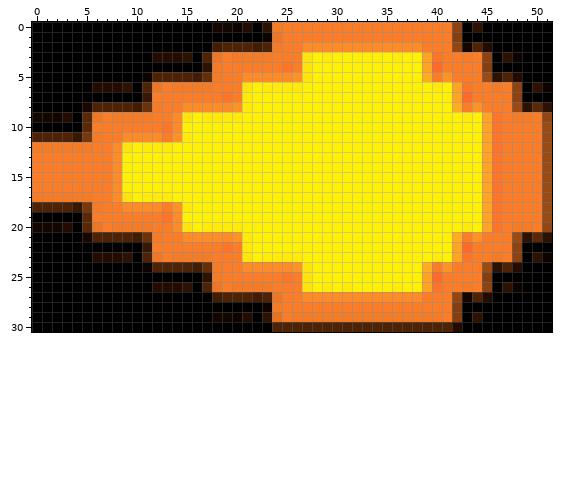
Two states of a pixel-art sprite, coursework_02/assets/bullet.gif. That is the earlier state.
The file is 52x31 pixels. Colours within 5 levels of each other are drawn and written as one.
After the commit:
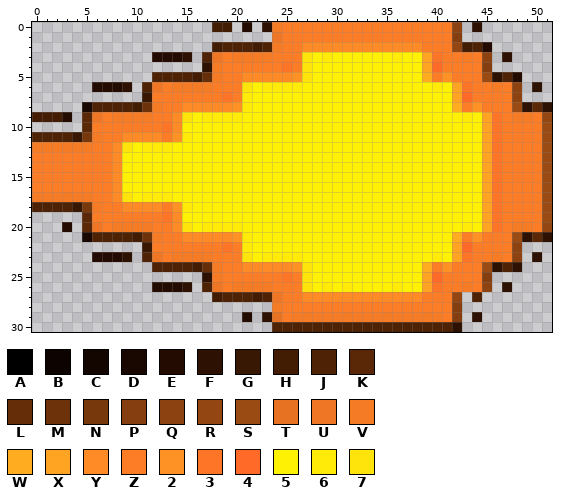
Palette (. is transparent): A #000000  B #0d0300  C #130500  D #190701  E #230b01  F #2d1102  G #381703  H #431c04  J #4e2205  K #5a2807  L #652e09  M #6d320a  N #77380c  P #843e0f  Q #8c4211  R #934612  S #9a4a13  T #e77322  U #ee7624  V #f67b25  W #ffac20  X #ffa422  Y #fe8b25  Z #fd7d27  2 #ff9225  3 #ff7528  4 #ff6a29  5 #fff103  6 #ffea08  7 #ffe40c
The exact change:
Changed rows in their new state; - is an unchanged pixel.
first column x 0:
 0 ..................HH.-.--------------------.-.......
 1 ........................-------------------.........
 2 ..................-------------------------H--......
 3 ............----.-----------------------------.-....
 4 .................-----------------------------......
 5 ............-------------------------------------...
 6 ......----.--------------------------------------.-.
 7 ...........--------------------------------------...
 8 .....-----------------------------------------------
 9 HHH-.-----------------------------------------------
10 .....-----------------------------------------------
first column x 0:
19 .....-----------------------------------------------
20 ...-.-----------------------------------------------
21 .....-----------------------------------------------
22 ...........--------------------------------------...
23 ......----.--------------------------------------.-.
24 ............------------------------------------F...
25 .................-----------------------------......
26 ............----.-----------------------------.-....
27 ..................-------------------------.-.......
28 ........................-------------------.........
29 .....................-.--------------------.-.......
30 ........................------------------F.........
Where, in picture pixels (left, top, right, bottom), the same in both pictures:
changed: (32, 22, 272, 132)
changed: (462, 22, 552, 102)
erased: (32, 212, 272, 332)
changed: (452, 242, 552, 332)
